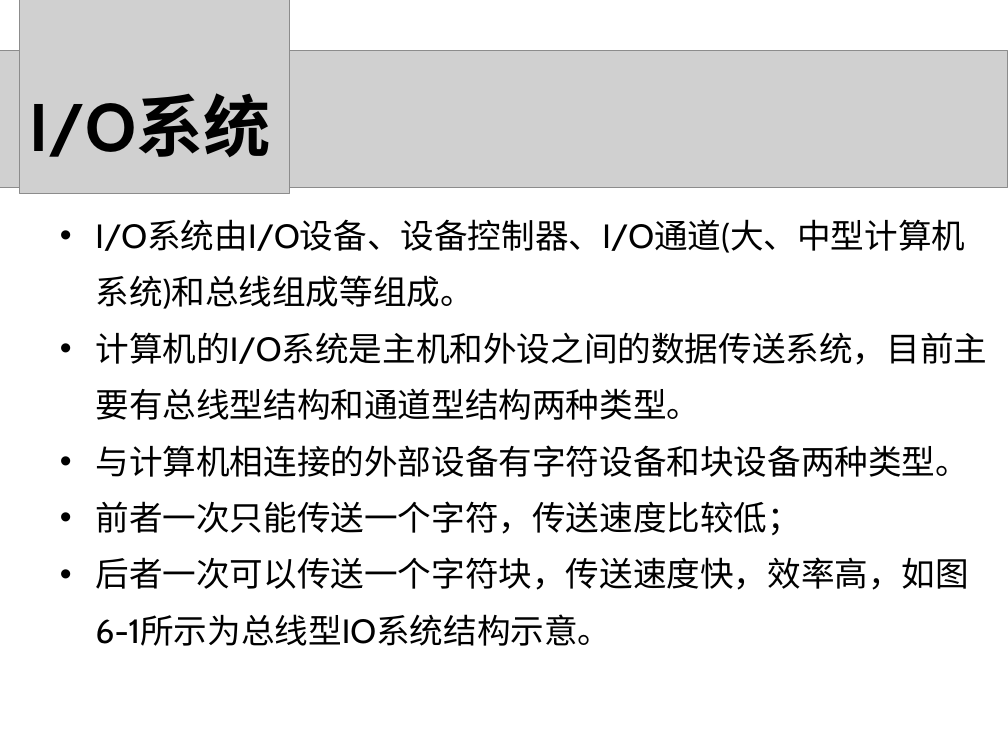
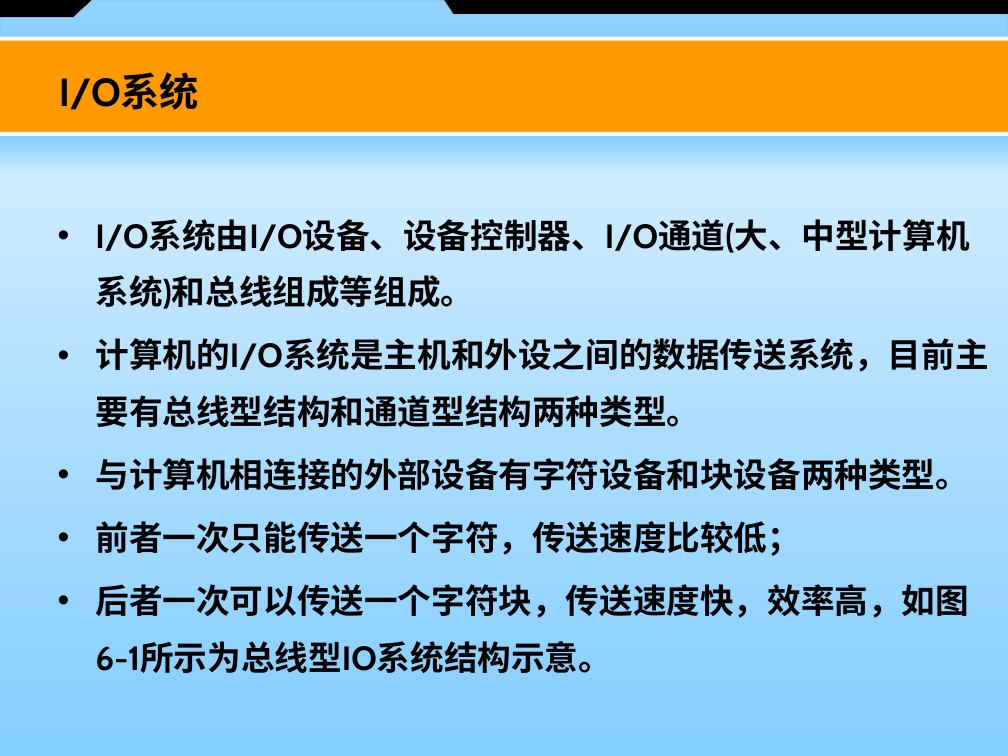
Before and after one commit to zeemeil/zeemeil.github.io, a slide deck: slide 6 of files/2025_2_OS/1015_OS_device.pptx (slide 7 before the commit). Drawn at 1008x756 pixels with LibreOffice and Linux fonts; fonts in the diff are those of the drawing; grey boxes stand for pictures. Boxes give left, top, right and bottom in pixels: in the first picture for what was removed or moved away, otherwise in the second. Text is boxed around its words. In the diff, an @@ line names an element or a change of style, - is before the commit and + after.

```diff
--- a/files/2025_2_OS/1015_OS_device.pptx
+++ b/files/2025_2_OS/1015_OS_device.pptx
@@ background #FFFFFF to #000000 @@
@@ freeform shape added at (0,0,1008,77), fill gradient #83CDFF to #98D3FF, outline #878FA5 0.1 pt @@
@@ picture removed at (20,0,290,194) @@
@@ picture removed at (0,50,1008,187) @@
@@ rectangle added at (0,38,1008,136), fill #FF9900 @@
@@ rectangle added at (0,36,1008,40), fill #FFFFFF @@
@@ text "I/O系统": place and size @@
-text "I/O系统" at (30,94,271,157)
+text "I/O系统" at (59,72,199,110)
@@ text "I/O系统" at (59,72,199,110): size 48 to 28 pt; alignment centre to left; vertical alignment middle to top @@
@@ rectangle added at (0,132,1008,756), fill gradient #DEEFFF to #83CDFF @@
@@ rectangle added at (0,136,1008,171), fill gradient #83CDFF to #D7ECFF @@
@@ rectangle added at (0,132,1008,136), fill #FFFFFF @@
@@ text "I/O系统由I/O设备、设备控制器、I/O通道(大、中型计算机系统)和总线组成等组成。" at (95,220,988,673): bold on @@
```
Also in this commit, not shown: 7 other slides changed, 104 slides added, 103 slides removed, 11 other files.
